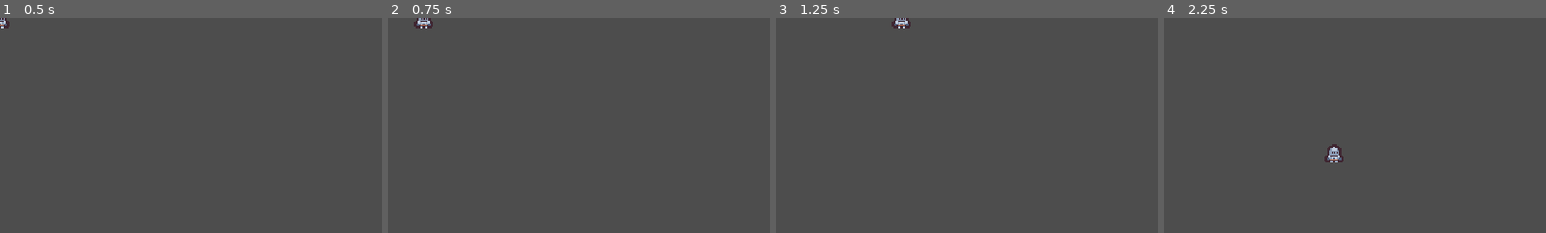
Above: before the commit, frames 1-4 (left to right).
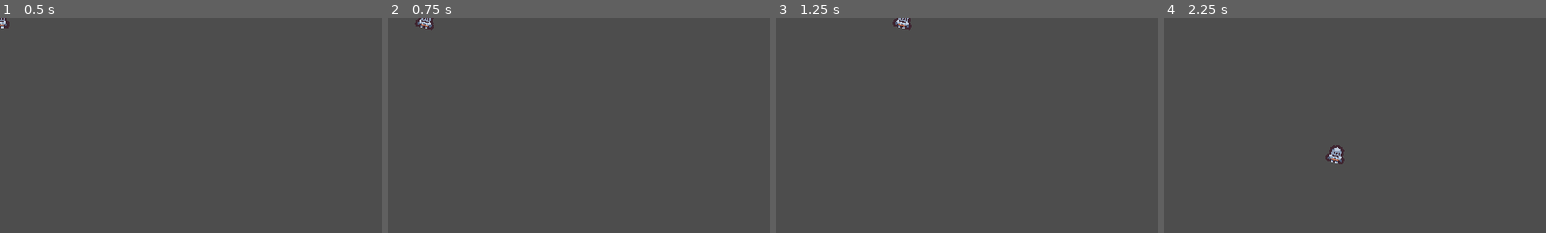
Above: after the commit, the same moments.

Repository: zacryol/two-left-hands
Game: Godot game, scene res://src/player.tscn
Two runs of this game, one before a commit and one after it. Both use one fixed random seed, a clock stepped at 60 frames per second and the inputs below. The project has no main scene, so this scene is started directly.
Inputs:
- Up to frame 1 (0.5 s): no input
- Up to frame 2 (0.75 s): tap Enter at 0.5 s; hold O (move_right) from 0.53 s (still down)
- Up to frame 3 (1.25 s): keep holding O (move_right)
- Up to frame 4 (2.25 s): release O (move_right) at 1.28 s; hold U (move_down) 1.28-2.03 s; hold O (move_right) from 2.03 s (still down)
The pictures show only the part of the screen within x 0-50%, y 0-50%; the shares and areas given below are measured in that part.

Frame 1 is identical in both runs. In frame 2, 0.1% of the frame differs, in the area x 6-12%, y 0-6%; in frame 3, 0.1%; in frame 4, 0.2%, in the area x 42-48%, y 58-68%.

Commit message:
add animations + readme

Diff:
--- a/gdproj/src/player.gd
+++ b/gdproj/src/player.gd
@@ -2,8 +2,14 @@
 extends CharacterBody2D
 
 @export var speed: float = 150.0
+@onready var anim_tree := $AnimationTree as AnimationTree
 
 func _physics_process(_delta: float) -> void:
 	var input_dir := Input.get_vector("move_left", "move_right", "move_up", "move_down")
+	set_blend_position(input_dir)
 	velocity = input_dir * speed
 	var _r := move_and_slide()
+
+
+func set_blend_position(pos: Vector2):
+	anim_tree.set("parameters/BlendSpace2D/blend_position", pos)
--- a/gdproj/src/player.tscn
+++ b/gdproj/src/player.tscn
@@ -1,10 +1,174 @@
-[gd_scene load_steps=4 format=3 uid="uid://4j24wpaqpdm"]
+[gd_scene load_steps=17 format=3 uid="uid://4j24wpaqpdm"]
 
 [ext_resource type="Script" path="res://src/player.gd" id="1_1rc78"]
 [ext_resource type="Texture2D" uid="uid://kndfi6y82n38" path="res://assets/sprites/tilemap_packed.png" id="2_b0yg7"]
 
 [sub_resource type="RectangleShape2D" id="RectangleShape2D_wjfao"]
 size = Vector2(15.9, 7.95)
+
+[sub_resource type="Animation" id="Animation_sb0ir"]
+resource_name = "move_right"
+length = 0.5
+loop_mode = 1
+step = 0.05
+tracks/0/type = "value"
+tracks/0/imported = false
+tracks/0/enabled = true
+tracks/0/path = NodePath("Sprite2D:rotation")
+tracks/0/interp = 1
+tracks/0/loop_wrap = true
+tracks/0/keys = {
+"times": PackedFloat32Array(0, 0.25),
+"transitions": PackedFloat32Array(1, 1),
+"update": 0,
+"values": [0.139626, 0.279253]
+}
+tracks/1/type = "value"
+tracks/1/imported = false
+tracks/1/enabled = true
+tracks/1/path = NodePath("Sprite2D:flip_h")
+tracks/1/interp = 1
+tracks/1/loop_wrap = true
+tracks/1/keys = {
+"times": PackedFloat32Array(0),
+"transitions": PackedFloat32Array(1),
+"update": 1,
+"values": [false]
+}
+
+[sub_resource type="Animation" id="Animation_w4sym"]
+length = 0.001
+tracks/0/type = "value"
+tracks/0/imported = false
+tracks/0/enabled = true
+tracks/0/path = NodePath("Sprite2D:rotation")
+tracks/0/interp = 1
+tracks/0/loop_wrap = true
+tracks/0/keys = {
+"times": PackedFloat32Array(0),
+"transitions": PackedFloat32Array(1),
+"update": 0,
+"values": [0.0]
+}
+tracks/1/type = "value"
+tracks/1/imported = false
+tracks/1/enabled = true
+tracks/1/path = NodePath("Sprite2D:flip_h")
+tracks/1/interp = 1
+tracks/1/loop_wrap = true
+tracks/1/keys = {
+"times": PackedFloat32Array(0),
+"transitions": PackedFloat32Array(1),
+"update": 1,
+"values": [false]
+}
+
+[sub_resource type="Animation" id="Animation_uuij1"]
+resource_name = "move_left"
+length = 0.5
+loop_mode = 1
+step = 0.05
+tracks/0/type = "value"
+tracks/0/imported = false
+tracks/0/enabled = true
+tracks/0/path = NodePath("Sprite2D:rotation")
+tracks/0/interp = 1
+tracks/0/loop_wrap = true
+tracks/0/keys = {
+"times": PackedFloat32Array(0, 0.25),
+"transitions": PackedFloat32Array(1, 1),
+"update": 0,
+"values": [-0.139626, -0.279253]
+}
+tracks/1/type = "value"
+tracks/1/imported = false
+tracks/1/enabled = true
+tracks/1/path = NodePath("Sprite2D:flip_h")
+tracks/1/interp = 1
+tracks/1/loop_wrap = true
+tracks/1/keys = {
+"times": PackedFloat32Array(0),
+"transitions": PackedFloat32Array(1),
+"update": 1,
+"values": [true]
+}
+
+[sub_resource type="Animation" id="Animation_17q46"]
+resource_name = "idle"
+length = 0.01
+tracks/0/type = "value"
+tracks/0/imported = false
+tracks/0/enabled = true
+tracks/0/path = NodePath("Sprite2D:rotation")
+tracks/0/interp = 1
+tracks/0/loop_wrap = true
+tracks/0/keys = {
+"times": PackedFloat32Array(0),
+"transitions": PackedFloat32Array(1),
+"update": 0,
+"values": [0.0]
+}
+
+[sub_resource type="Animation" id="Animation_fp2ph"]
+resource_name = "move_ud"
+length = 0.5
+loop_mode = 1
+step = 0.05
+tracks/0/type = "value"
+tracks/0/imported = false
+tracks/0/enabled = true
+tracks/0/path = NodePath("Sprite2D:rotation")
+tracks/0/interp = 1
+tracks/0/loop_wrap = true
+tracks/0/keys = {
+"times": PackedFloat32Array(0, 0.25),
+"transitions": PackedFloat32Array(1, 1),
+"update": 0,
+"values": [-0.0698132, 0.0698132]
+}
+
+[sub_resource type="AnimationLibrary" id="AnimationLibrary_d66mu"]
+_data = {
+"RESET": SubResource("Animation_w4sym"),
+"idle": SubResource("Animation_17q46"),
+"move_left": SubResource("Animation_uuij1"),
+"move_right": SubResource("Animation_sb0ir"),
+"move_ud": SubResource("Animation_fp2ph")
+}
+
+[sub_resource type="AnimationNodeAnimation" id="AnimationNodeAnimation_tcmyu"]
+animation = &"move_left"
+
+[sub_resource type="AnimationNodeAnimation" id="AnimationNodeAnimation_mc0k5"]
+animation = &"move_right"
+
+[sub_resource type="AnimationNodeAnimation" id="AnimationNodeAnimation_gy58y"]
+animation = &"idle"
+
+[sub_resource type="AnimationNodeAnimation" id="AnimationNodeAnimation_tkuwj"]
+animation = &"move_ud"
+
+[sub_resource type="AnimationNodeAnimation" id="AnimationNodeAnimation_opto3"]
+animation = &"move_ud"
+
+[sub_resource type="AnimationNodeBlendSpace2D" id="AnimationNodeBlendSpace2D_14ggu"]
+blend_point_0/node = SubResource("AnimationNodeAnimation_tcmyu")
+blend_point_0/pos = Vector2(-1, 0)
+blend_point_1/node = SubResource("AnimationNodeAnimation_mc0k5")
+blend_point_1/pos = Vector2(1, 0)
+blend_point_2/node = SubResource("AnimationNodeAnimation_gy58y")
+blend_point_2/pos = Vector2(0, 0)
+blend_point_3/node = SubResource("AnimationNodeAnimation_tkuwj")
+blend_point_3/pos = Vector2(0, 1)
+blend_point_4/node = SubResource("AnimationNodeAnimation_opto3")
+blend_point_4/pos = Vector2(0, -1)
+blend_mode = 1
+
+[sub_resource type="AnimationNodeBlendTree" id="AnimationNodeBlendTree_7ngs3"]
+nodes/BlendSpace2D/node = SubResource("AnimationNodeBlendSpace2D_14ggu")
+nodes/BlendSpace2D/position = Vector2(369, 76)
+nodes/output/position = Vector2(740, 120)
+node_connections = [&"output", 0, &"BlendSpace2D"]
 
 [node name="Player" type="CharacterBody2D"]
 motion_mode = 1
@@ -16,7 +180,20 @@
 
 [node name="Sprite2D" type="Sprite2D" parent="."]
 texture_filter = 1
-position = Vector2(0, 1)
+position = Vector2(0, 8)
 texture = ExtResource("2_b0yg7")
+offset = Vector2(0, -7)
 region_enabled = true
 region_rect = Rect2(0, 129, 16, 15)
+
+[node name="AnimationPlayer" type="AnimationPlayer" parent="."]
+libraries = {
+"": SubResource("AnimationLibrary_d66mu")
+}
+
+[node name="AnimationTree" type="AnimationTree" parent="."]
+tree_root = SubResource("AnimationNodeBlendTree_7ngs3")
+anim_player = NodePath("../AnimationPlayer")
+active = true
+process_callback = 0
+parameters/BlendSpace2D/blend_position = Vector2(0, 0)
Not shown, added: README.md
